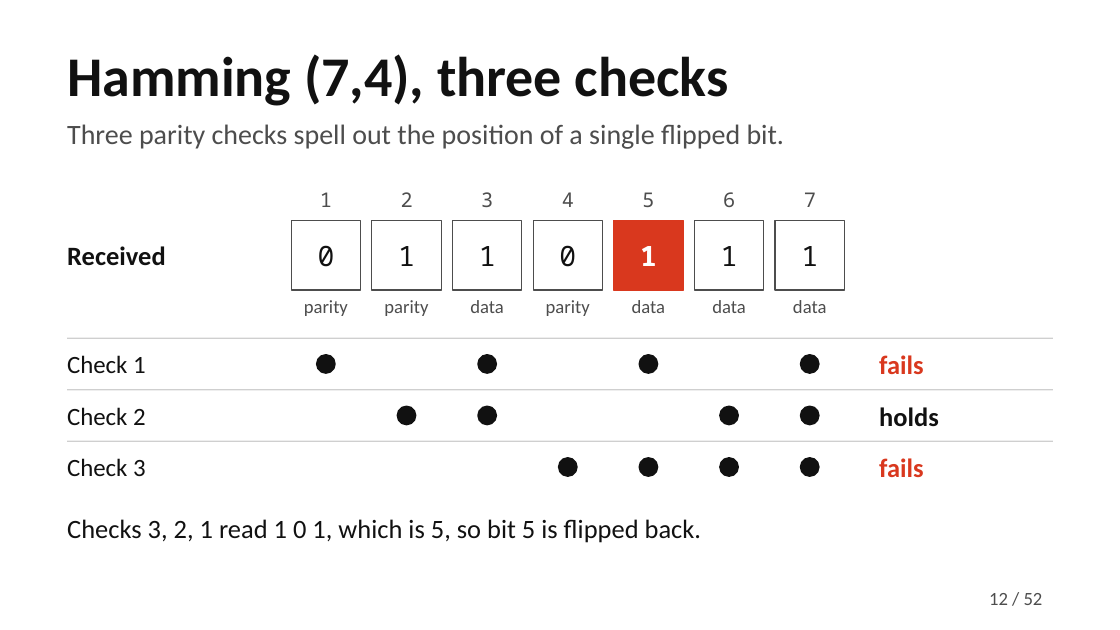
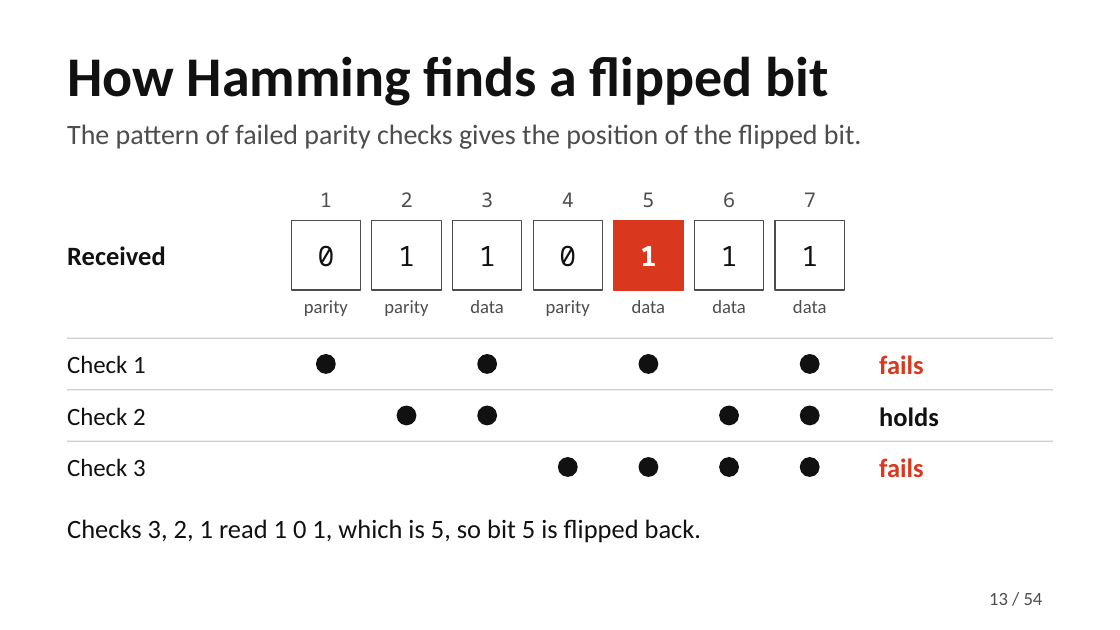
Before and after one commit to MuhammadMaazA/SamplingCW, a slide deck: slide 13 of presentation/gridlink-presentation.pptx (slide 12 before the commit). Drawn at 1120x630 pixels with LibreOffice and Linux fonts; fonts in the diff are those of the drawing. Boxes give left, top, right and bottom in pixels: in the first picture for what was removed or moved away, otherwise in the second. Text is boxed around its words. In the diff, an @@ line names an element or a change of style, - is before the commit and + after.

```diff
--- a/presentation/gridlink-presentation.pptx
+++ b/presentation/gridlink-presentation.pptx
@@ title at [67, 56, 829, 106]: text changed @@
-Hamming (7,4), three checks
+How Hamming finds a flipped bit
@@ text at [67, 124, 862, 149]: text changed @@
-Three parity checks spell out the position of a single flipped bit.
+The pattern of failed parity checks gives the position of the flipped bit.
@@ page number at [989, 593, 1008, 605]: text changed @@
-12
+13
@@ text at [1024, 593, 1043, 605]: text changed @@
-/ 52
+/ 54
```
Also in this commit, not shown: 40 other slides changed, 13 slides added, 11 slides removed, 42 other files.
